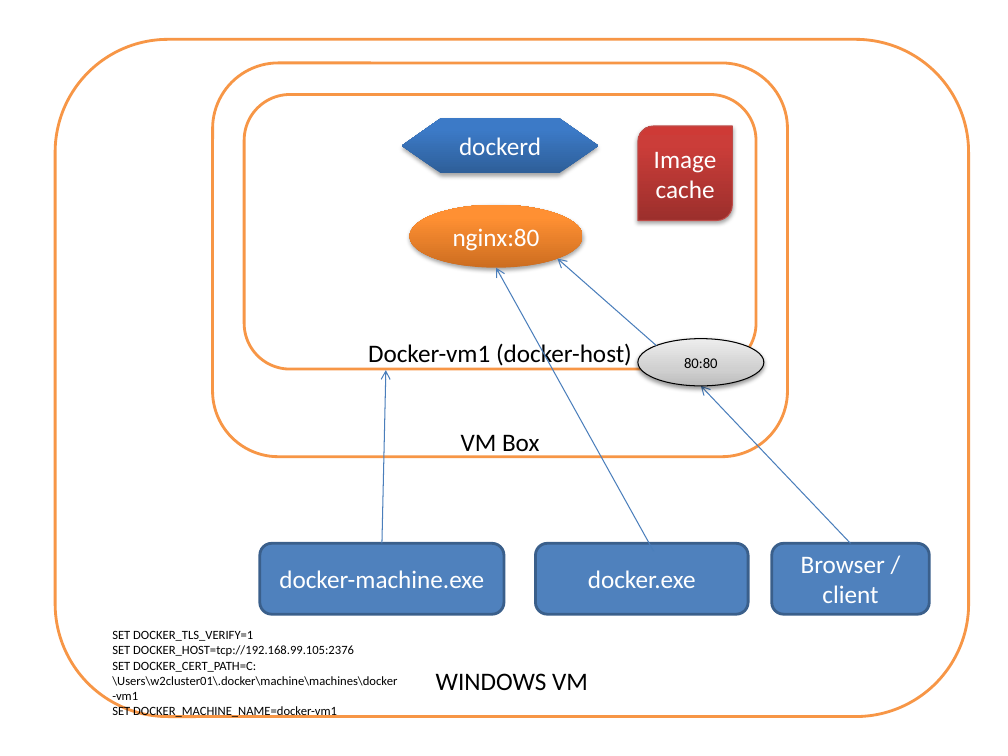
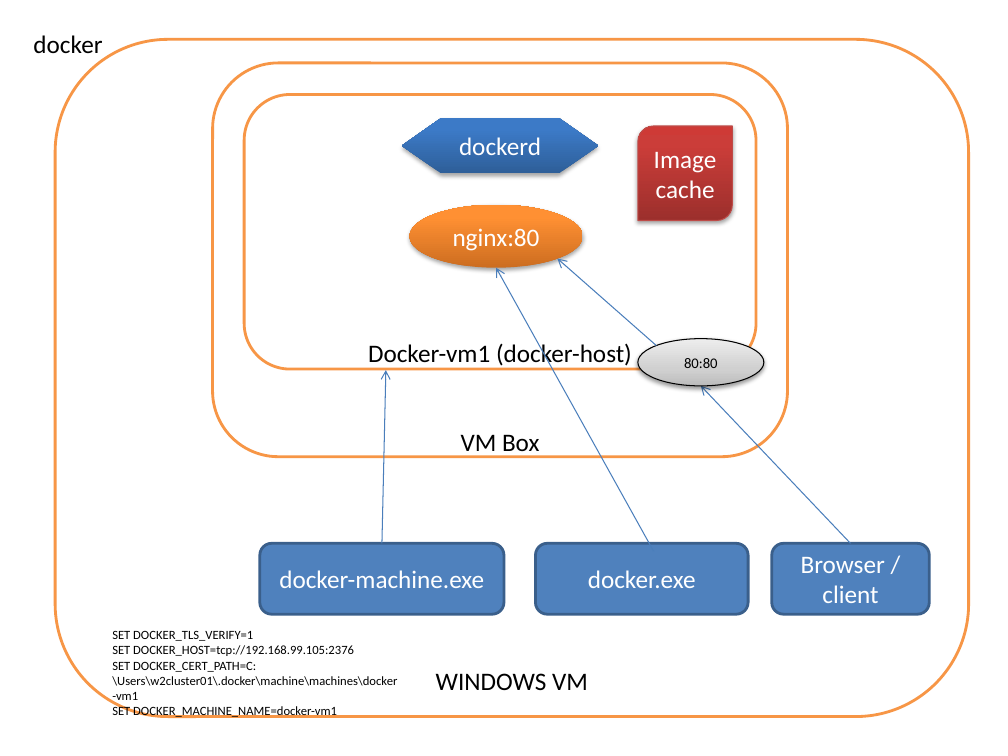
Before and after one commit to kapilraina/kolkata2020labs, a slide deck: slide 6 of Lab-Designs.pptx. Drawn at 1008x756 pixels with LibreOffice and Linux fonts; fonts in the diff are those of the drawing. Boxes give left, top, right and bottom in pixels: in the first picture for what was removed or moved away, otherwise in the second. Text is boxed around its words. In the diff, an @@ line names an element or a change of style, - is before the commit and + after.

```diff
--- a/Lab-Designs.pptx
+++ b/Lab-Designs.pptx
@@ text added at box(33, 35, 102, 60), 18 pt, text #000000 @@
+docker
```
Also in this commit, not shown: 1 slide added, 1 slide removed, 2 other files.
